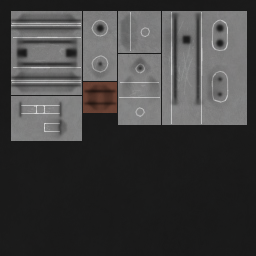
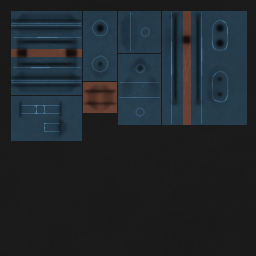
Layers edited between the first and the second 256 x 256 image:
added layer "e" above "b" over [11, 11, 247, 141]
